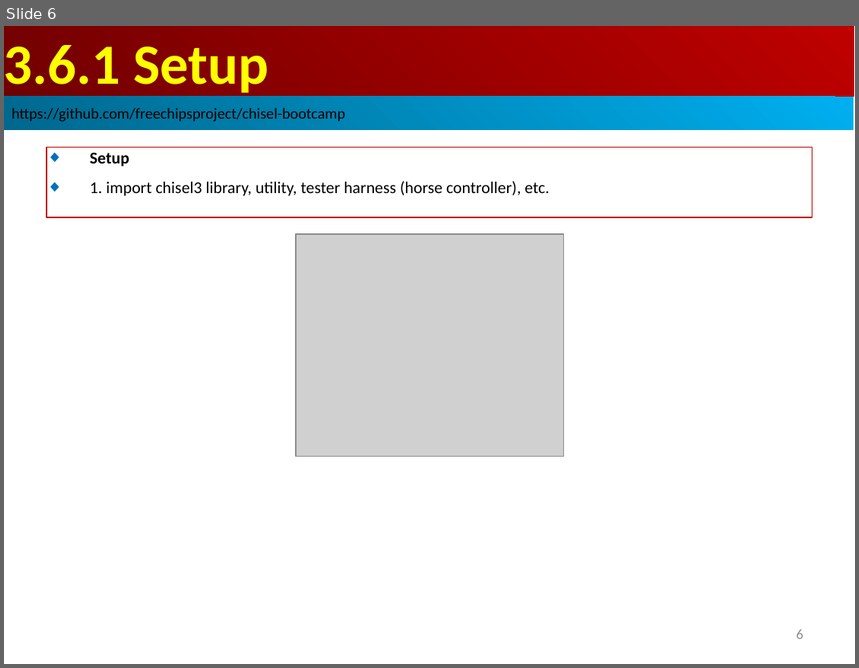
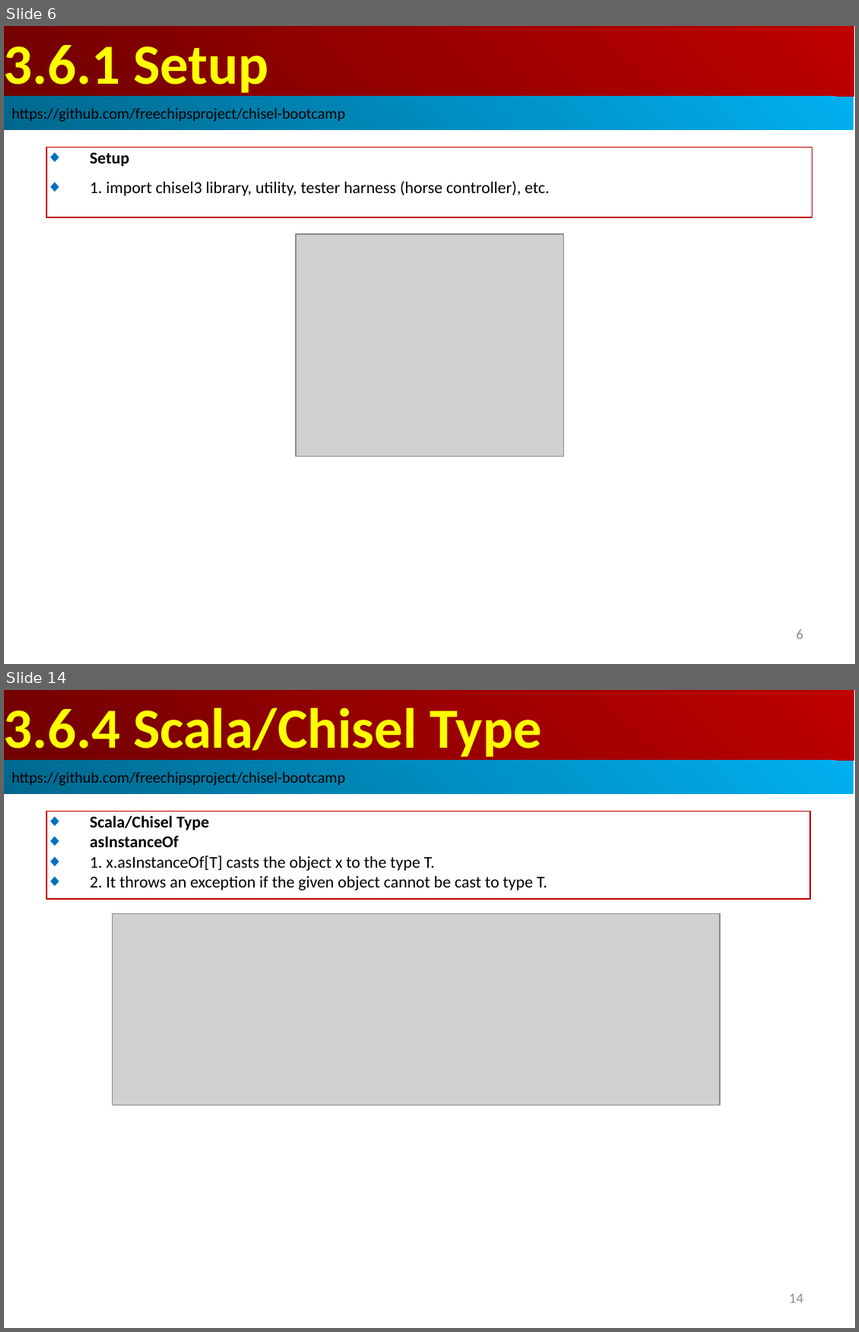
Before and after one commit to peterhchen/AIU_CS800_Chisel, a slide deck: 300_UCB_BC/003.6_Type/000_Video/003.6_Type.ppt. Shown one above the other, each under a label of ours: slide 6 before the commit, slides 6 and 14 after it; the slides between them are not shown. The pictures are 859x668 and 859x1332 pixels, drawn with LibreOffice and Linux fonts; fonts in the diff are those of the drawing; grey boxes stand for pictures. Boxes give left, top, right and bottom in pixels: in the first picture for what was removed or moved away, otherwise in the second. Text is boxed around its words. In the diff, an @@ line names an element or a change of style, - is before the commit and + after.

```diff
--- a/300_UCB_BC/003.6_Type/000_Video/003.6_Type.ppt
+++ b/300_UCB_BC/003.6_Type/000_Video/003.6_Type.ppt
@@ slide 14 added at (x1=4, y1=690, x2=855, y2=1328), background #FFFFFF @@
@@ rectangle added at (x1=4, y1=690, x2=854, y2=761), fill gradient #BF0000 to #710000, 48 pt, text #FFFF00, bold @@
+3.6.4 Scala/Chisel Type
@@ rectangle added at (x1=4, y1=761, x2=854, y2=794), fill gradient #00AFEF to #00688E, 13 pt, text #000000 @@
+https://github.com/freechipsproject/chisel-bootcamp
@@ rectangle added at (x1=47, y1=811, x2=810, y2=898), outline #C00000 0.74 pt, 14 pt, text #000000 @@
+◆ Scala/Chisel Type
+◆ asInstanceOf
+◆ 1. x.asInstanceOf[T] casts the object x to the type T.
+◆ 2. It throws an exception if the given object cannot be cast to type T.
@@ picture added at (x1=113, y1=914, x2=721, y2=1106) @@
@@ page number added at (x1=789, y1=1294, x2=804, y2=1303), 12 pt, text #8B8B8B @@
+14
```
Also in this commit, not shown: 25 other slides added.
